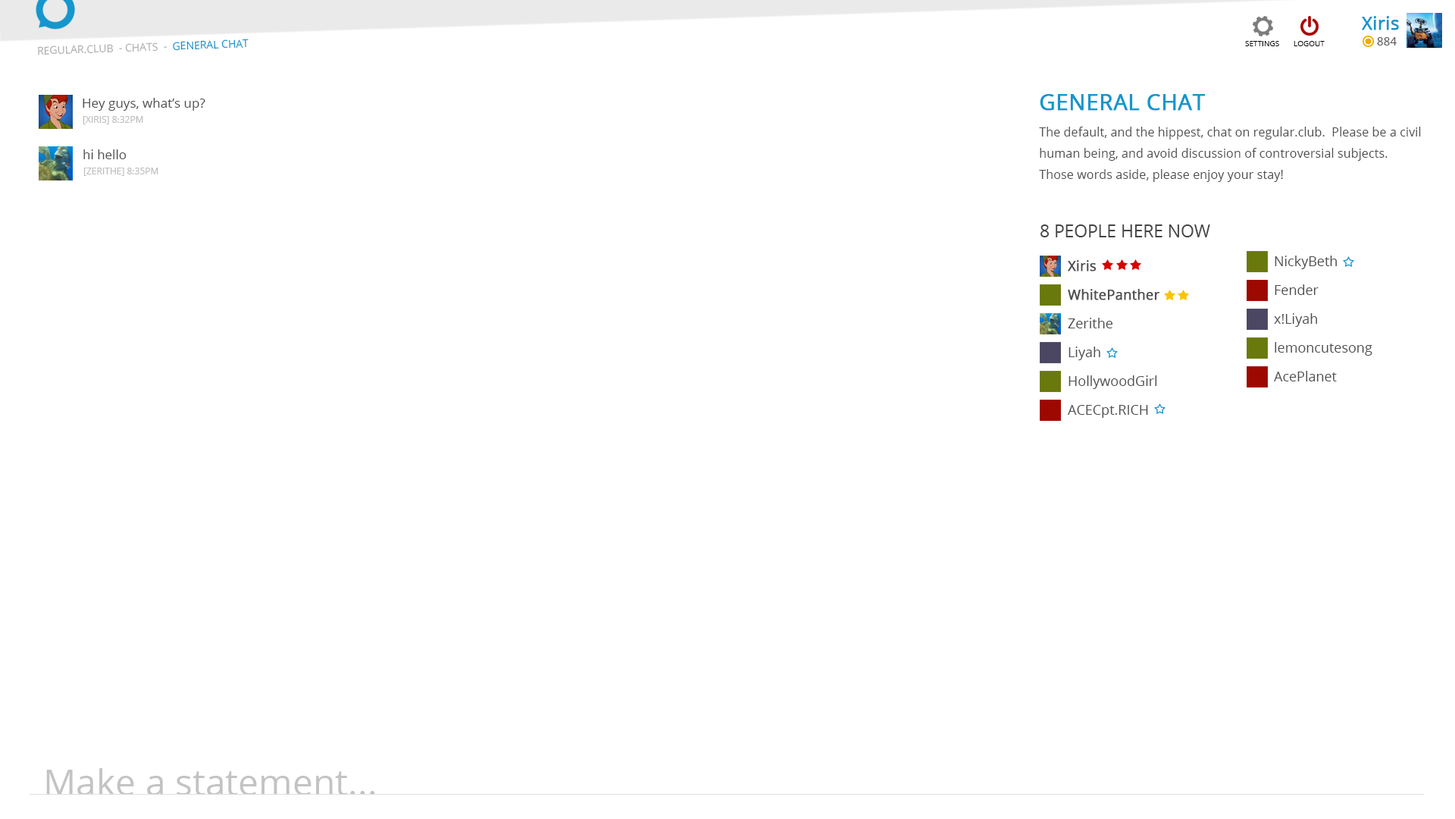
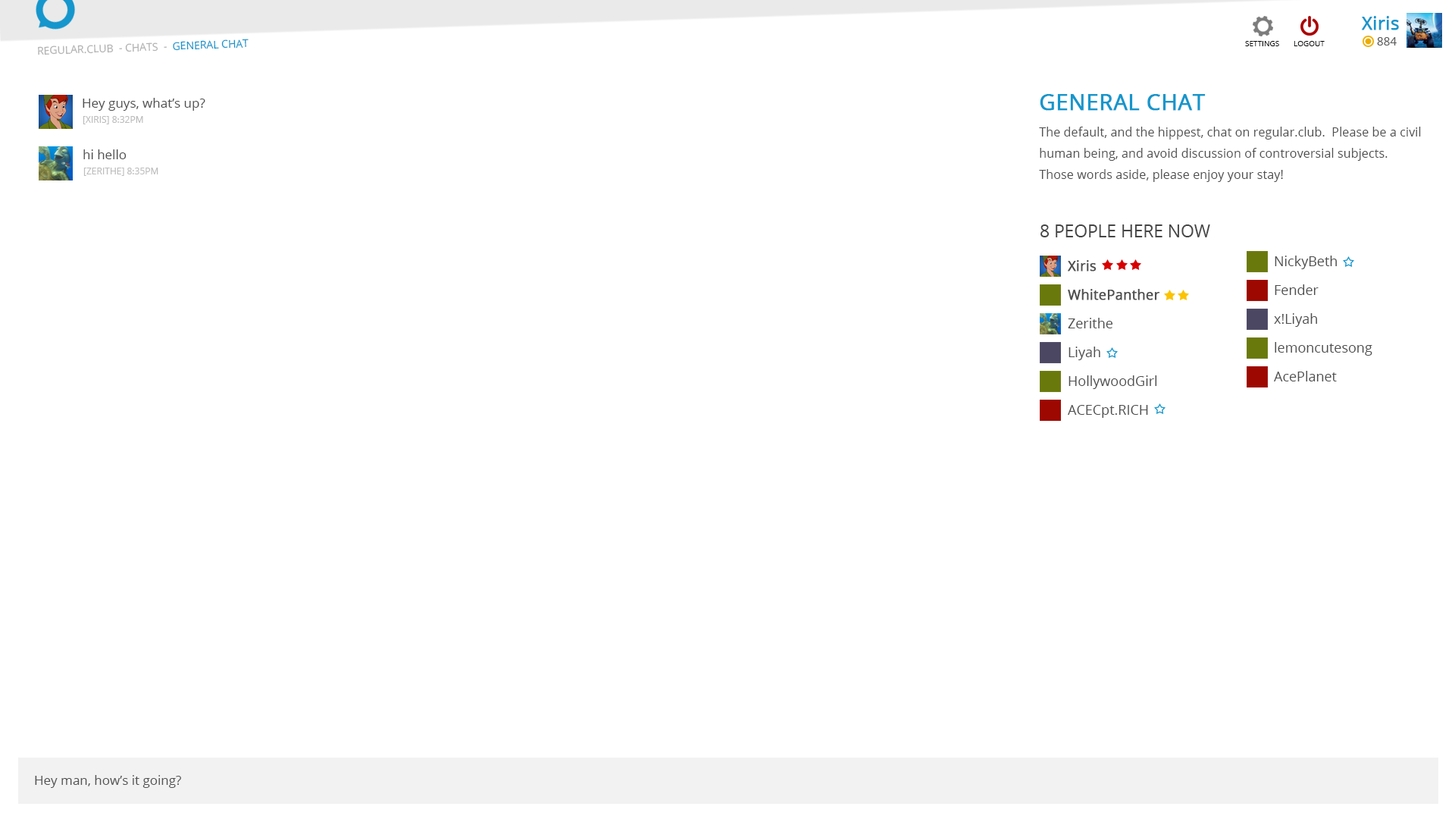
Two versions of the same layered image (1455×819). Layer-by-layer changes:
added group "Group 1" with 2 layers above "Group 2" over box(18, 757, 1439, 804)
added layer "Hey man, how’s it going?" in group "Group 1" over box(34, 774, 182, 788)
added layer "Layer 9" in group "Group 1" over box(18, 757, 1439, 804)
moved "Input Line" into group "Group 2" over box(29, 793, 1425, 804)
moved "Input" into group "Group 2" over box(46, 767, 376, 796)
